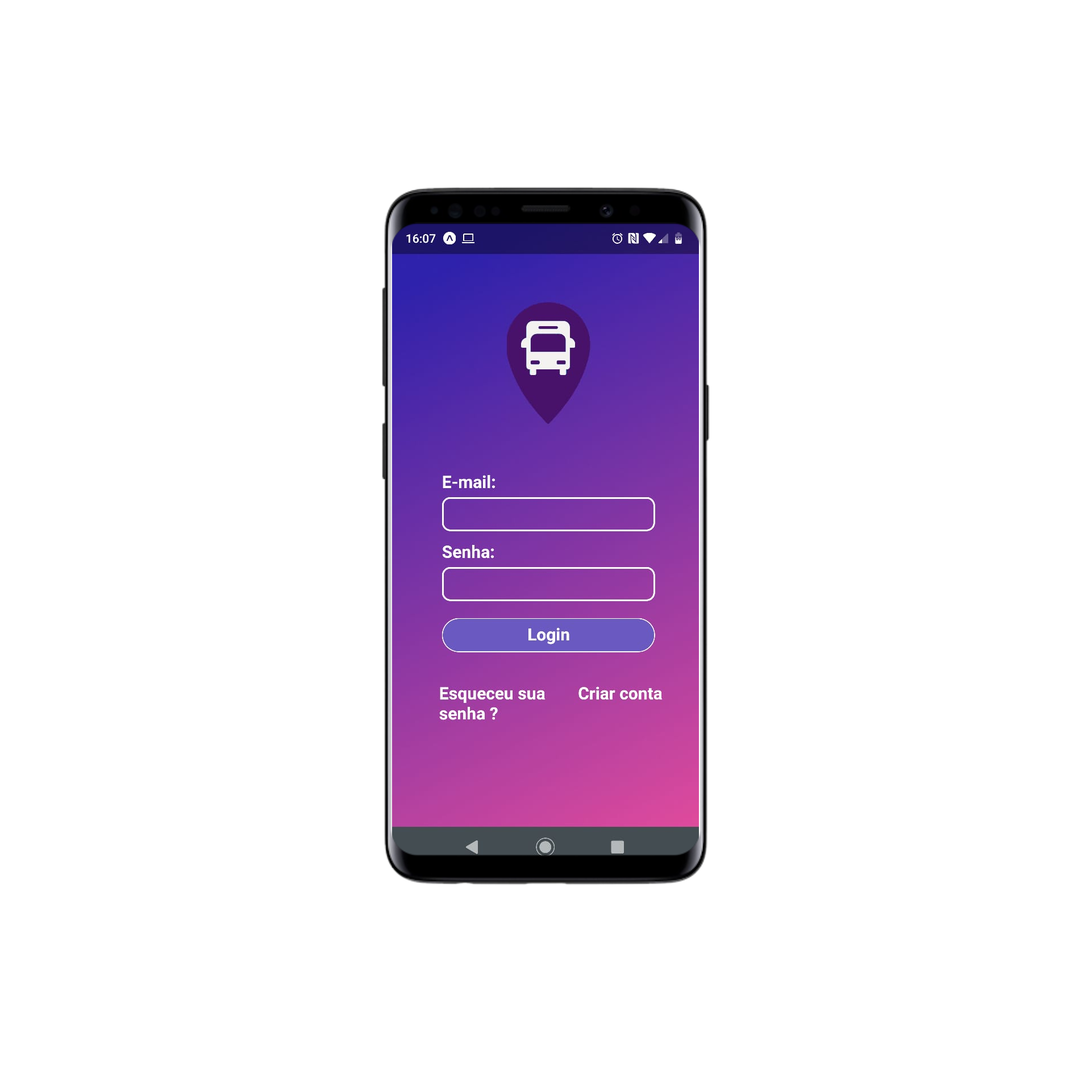
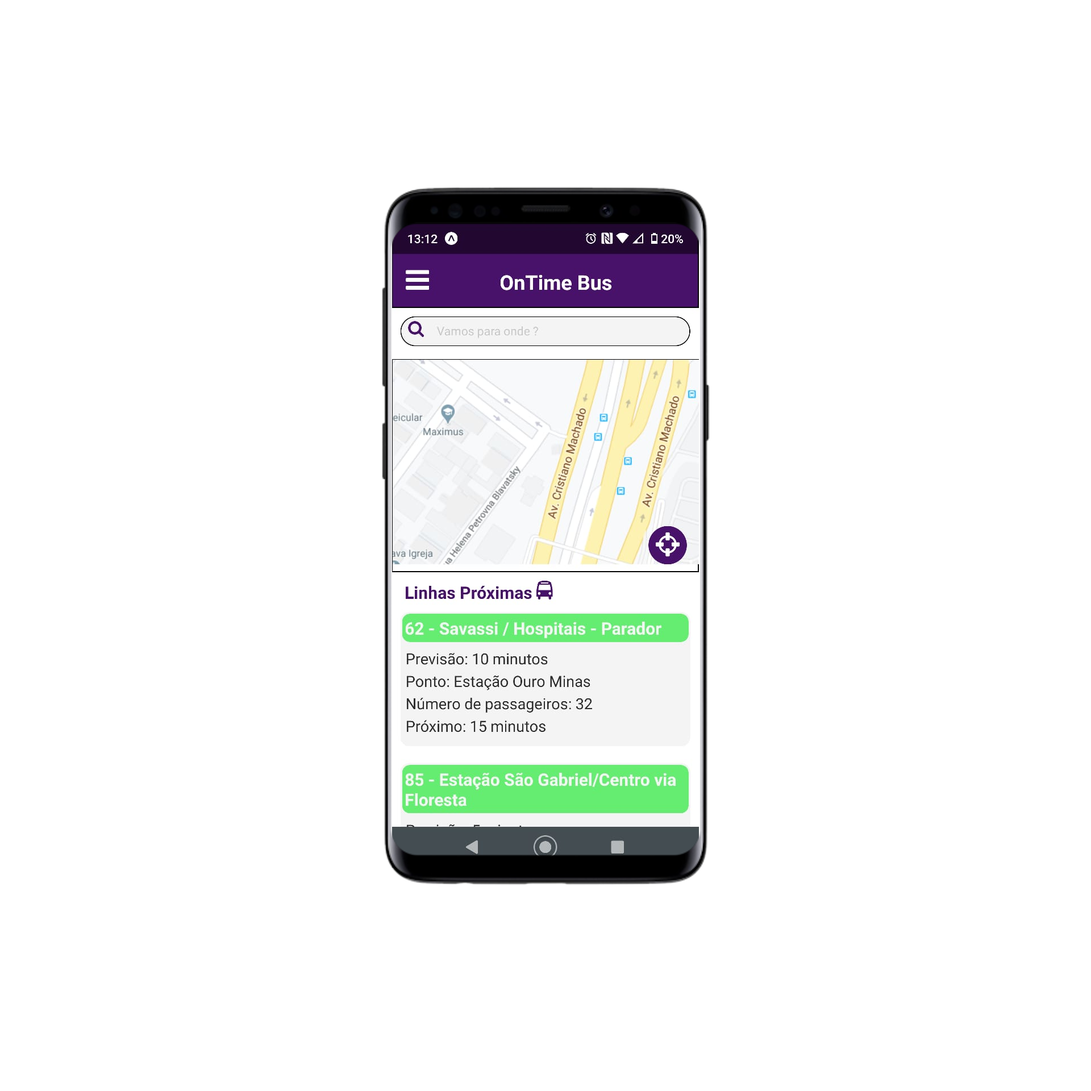
Revision of a layered 1091×1091 image; what changed, layer by layer:
added layer "1ce63765-9d53-4935-9b6b-80e6b850a74f.jfif" above "51042825-6a8f-41f4-8fa9-694f1781fb26.jfif" over [392, 222, 700, 857]
added layer "51042825-6a8f-41f4-8fa9-694f1781fb26.jfif" above "home.jfif" over [392, 222, 700, 857]
added layer "home.jfif" above "07dd11a4-7866-463b-85c5-6563b5cec5bd (1).jfif" over [392, 222, 700, 857]
painted on "07dd11a4-7866-463b-85c5-6563b5cec5bd (1).jfif" over [392, 222, 700, 857]
